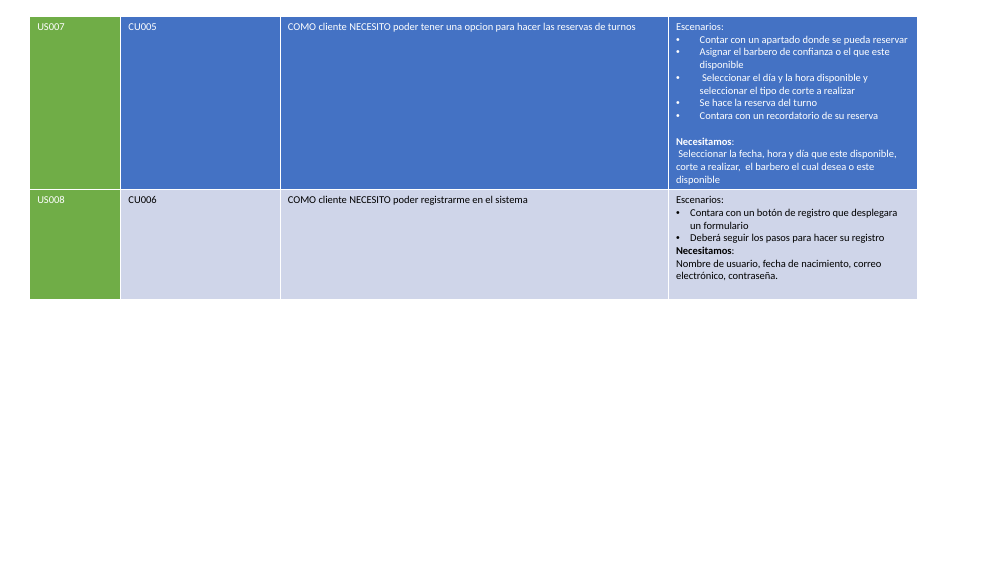
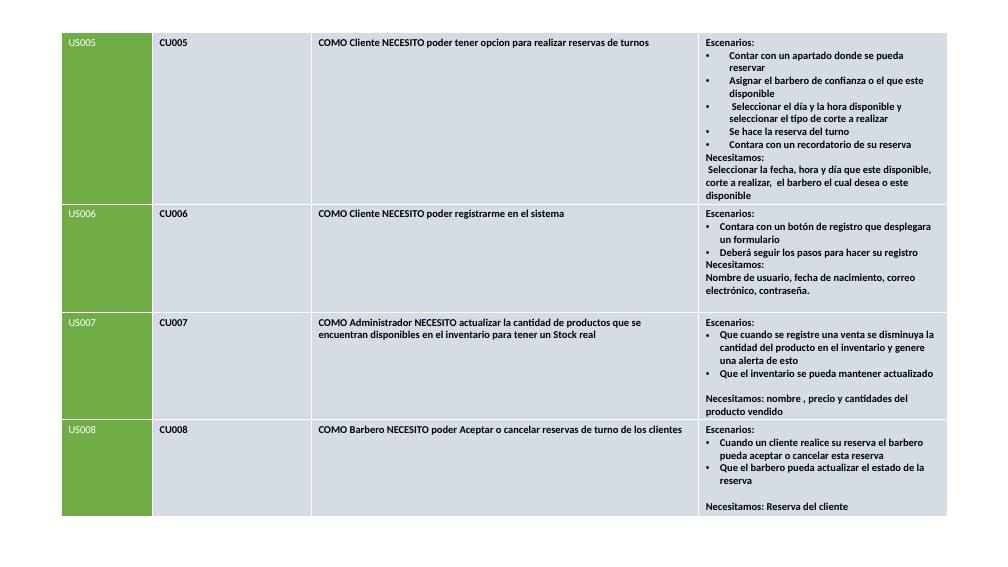
Before and after one commit to DavidV4iss/MASTER-BARBER-REACT, a slide deck: slide 2 of DOCUMENTACION DE MASTER BARBER/DOCUMENTACION DE APOYO/HU.pptx. Drawn at 1008x567 pixels with LibreOffice and Linux fonts; fonts in the diff are those of the drawing. Boxes give left, top, right and bottom in pixels: in the first picture for what was removed or moved away, otherwise in the second. Text is boxed around its words. In the diff, an @@ line names an element or a change of style, - is before the commit and + after.

Commit message:
cliente

```diff
--- a/DOCUMENTACION DE MASTER BARBER/DOCUMENTACION DE APOYO/HU.pptx
+++ b/DOCUMENTACION DE MASTER BARBER/DOCUMENTACION DE APOYO/HU.pptx
@@ table at (61,33,947,205) @@
-row 1: US007 | CU005 | COMO cliente NECESITO poder tener una opcion para hacer las reservas de turnos | Escenarios: / Contar con un apartado donde se pueda reservar / Asignar el barbero de confianza o el que este disponible / Seleccionar el día y la hora disponible y seleccionar el tipo de corte a realizar / Se hace la reserva del turno / Contara con un recordatorio de su reserva / Necesitamos: / Seleccionar la fecha, hora y día que este disponible, corte a realizar, el barbero el cual desea o este disponible
-row 2: US008 | CU006 | COMO cliente NECESITO poder registrarme en el sistema | Escenarios: / Contara con un botón de registro que desplegara un formulario / Deberá seguir los pasos para hacer su registro / Necesitamos: / Nombre de usuario, fecha de nacimiento, correo electrónico, contraseña.
+row 1: US005 | CU005 | COMO Cliente NECESITO poder tener opcion para realizar reservas de turnos | Escenarios: / Contar con un apartado donde se pueda reservar / Asignar el barbero de confianza o el que este disponible / Seleccionar el día y la hora disponible y seleccionar el tipo de corte a realizar / Se hace la reserva del turno / Contara con un recordatorio de su reserva / Necesitamos: / Seleccionar la fecha, hora y día que este disponible, corte a realizar, el barbero el cual desea o este disponible
@@ table: place and size @@
-table at (29,17,919,309)
+table at (61,33,947,205)
@@ table added at (61,204,947,312), 1 rows, 4 columns @@
+US006 | CU006 | COMO Cliente NECESITO poder registrarme en el sistema | Escenarios: / Contara con un botón de registro que desplegara un formulario / Deberá seguir los pasos para hacer su registro / Necesitamos: / Nombre de usuario, fecha de nacimiento, correo electrónico, contraseña.
@@ table added at (61,312,947,421), 1 rows, 4 columns @@
+US007 | CU007 | COMO Administrador NECESITO actualizar la cantidad de productos que se encuentran disponibles en el inventario para tener un Stock real | Escenarios: / Que cuando se registre una venta se disminuya la cantidad del producto en el inventario y genere una alerta de esto / Que el inventario se pueda mantener actualizado / Necesitamos: nombre , precio y cantidades del producto vendido
@@ table added at (61,420,947,516), 1 rows, 4 columns @@
+US008 | CU008 | COMO Barbero NECESITO poder Aceptar o cancelar reservas de turno de los clientes | Escenarios: / Cuando un cliente realice su reserva el barbero pueda aceptar o cancelar esta reserva / Que el barbero pueda actualizar el estado de la reserva / Necesitamos: Reserva del cliente
```
Also in this commit, not shown: 2 other slides changed, 9 other files.
